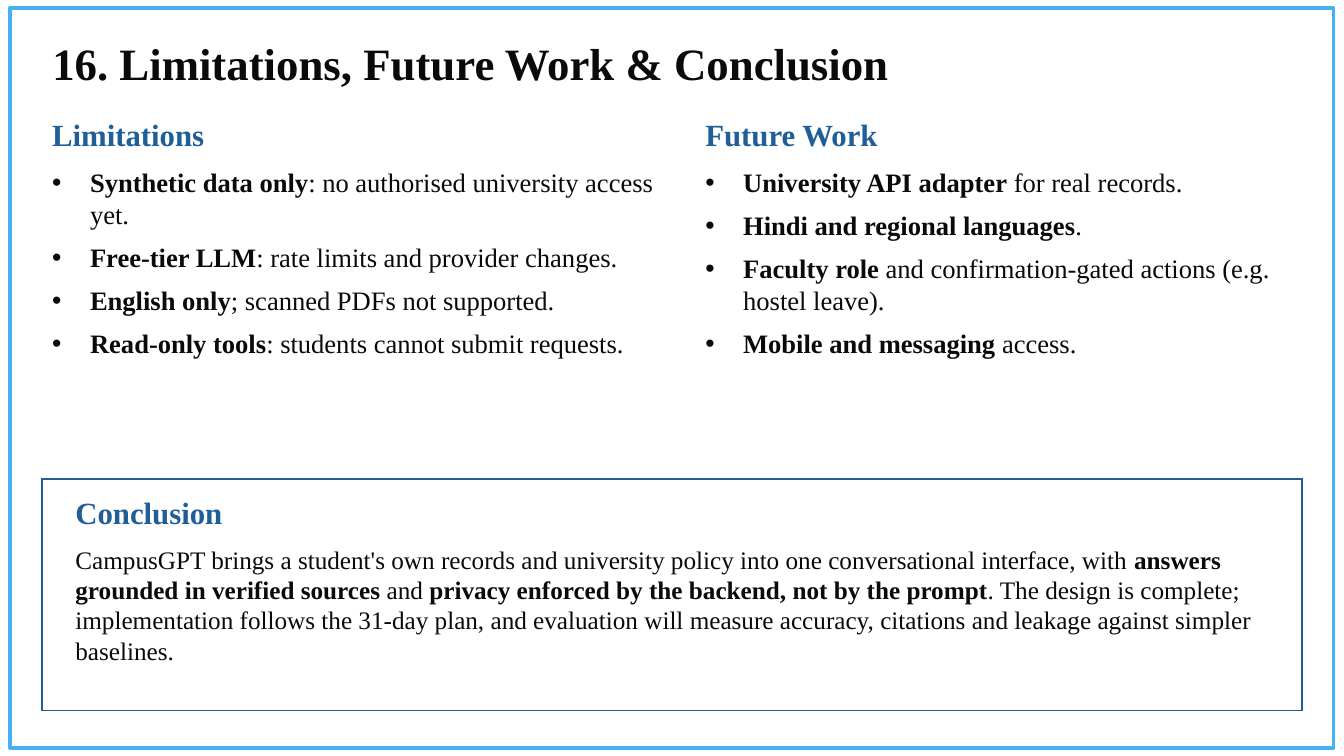
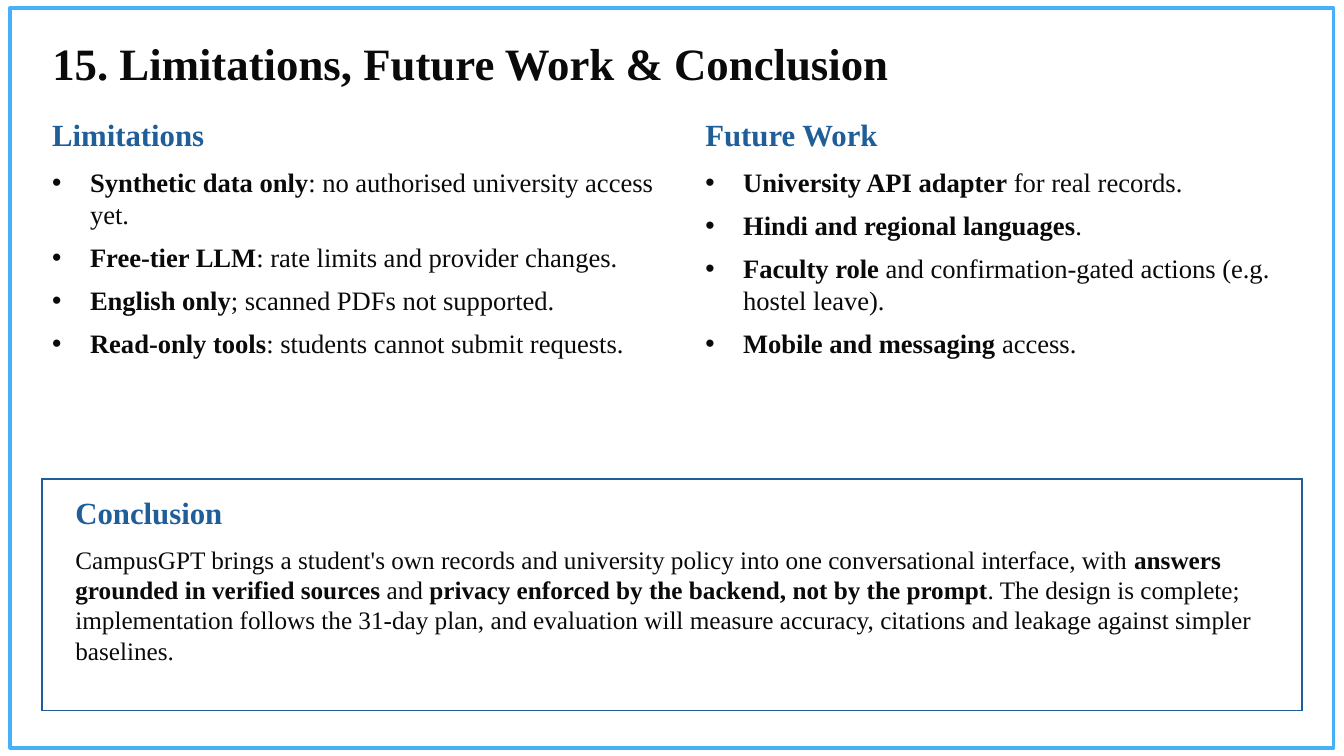
Before and after one commit to ankurkarn20/campus-gpt, a slide deck: slide 17 of docs/slides/CampusGPT_Major_Project.pptx (slide 18 before the commit). Drawn at 1344x756 pixels with LibreOffice and Linux fonts; fonts in the diff are those of the drawing; background and template pictures are left out. Boxes give left, top, right and bottom in pixels: in the first picture for what was removed or moved away, otherwise in the second. Text is boxed around its words. In the diff, an @@ line names an element or a change of style, - is before the commit and + after.

```diff
--- a/docs/slides/CampusGPT_Major_Project.pptx
+++ b/docs/slides/CampusGPT_Major_Project.pptx
@@ title at [52,49,888,87]: text changed @@
-16. Limitations, Future Work & Conclusion
+15. Limitations, Future Work & Conclusion
```
Also in this commit, not shown: 4 other slides changed, 1 slide removed, 1 other file.
